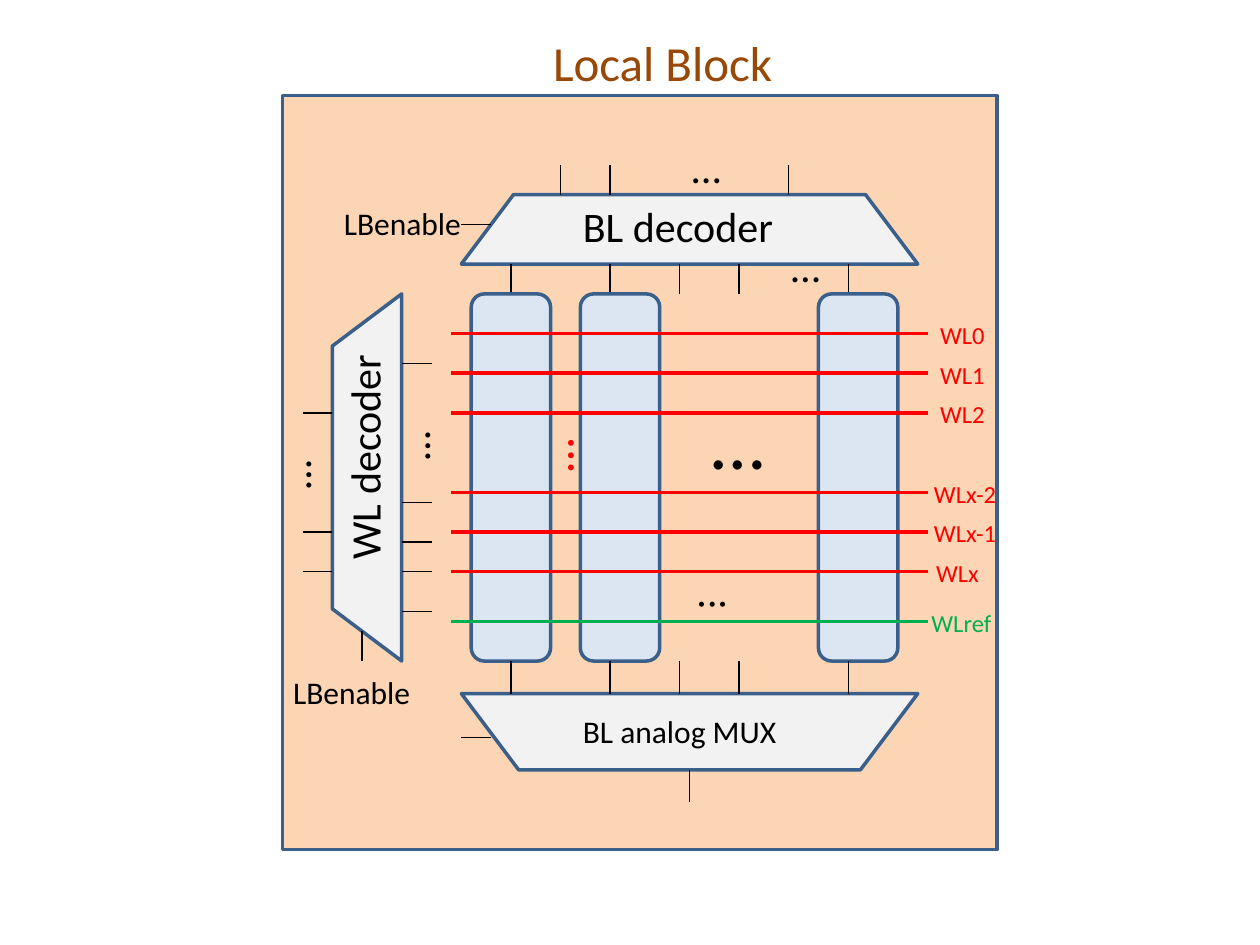
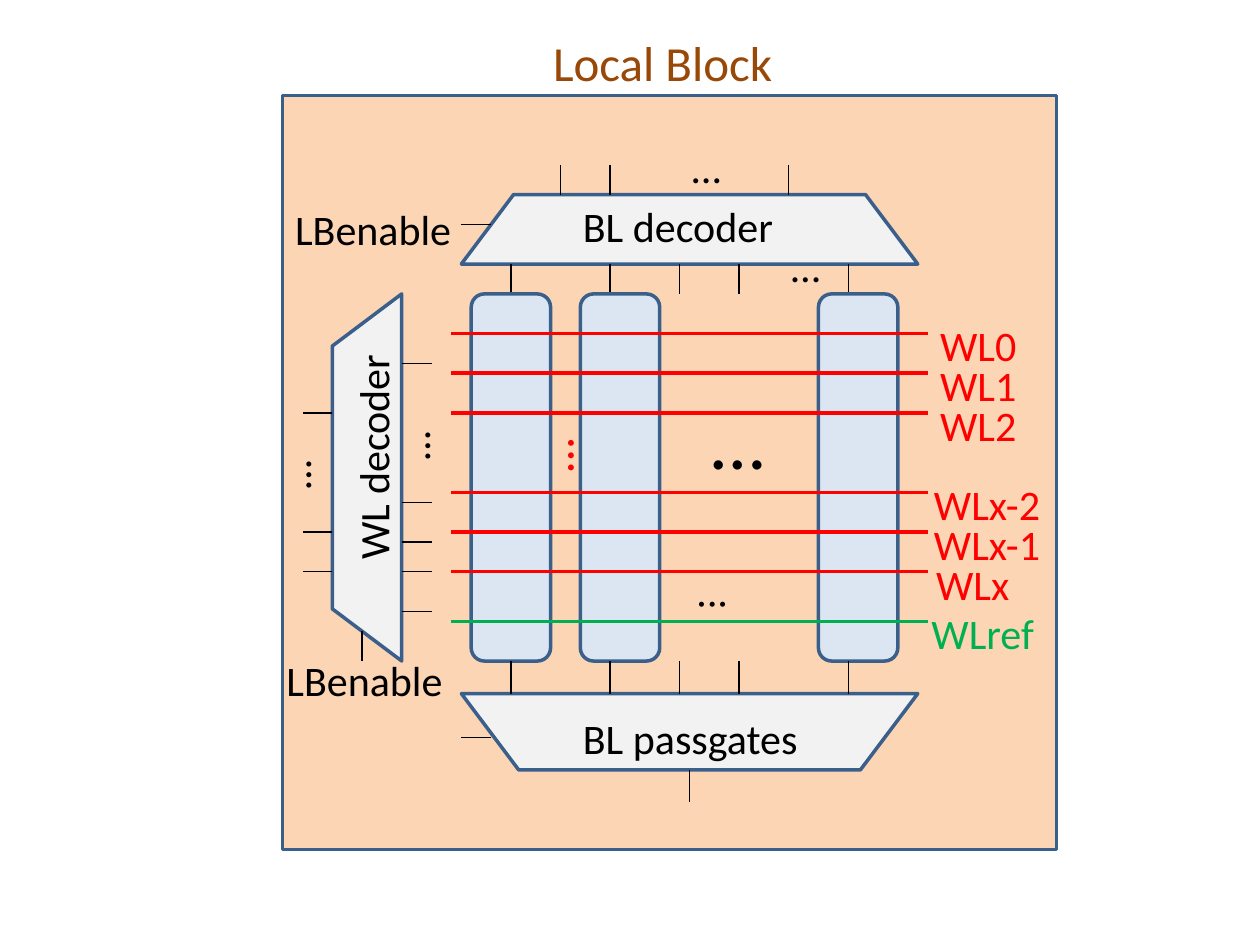
Before and after one commit to alexander-standaert/Thesis-Design-of-RRam, a slide deck: slide 2 of Thesis/fig/figure presentation.pptx. Drawn at 1260x945 pixels with LibreOffice and Linux fonts; fonts in the diff are those of the drawing. Boxes give left, top, right and bottom in pixels: in the first picture for what was removed or moved away, otherwise in the second. Text is boxed around its words. In the diff, an @@ line names an element or a change of style, - is before the commit and + after.

```diff
--- a/Thesis/fig/figure presentation.pptx
+++ b/Thesis/fig/figure presentation.pptx
@@ rectangle: place and size @@
-rectangle at (282, 96, 997, 849)
+rectangle at (282, 96, 1056, 849)
@@ text "LBenable": place and size @@
-text "LBenable" at (344, 213, 461, 236)
+text "LBenable" at (295, 215, 451, 246)
@@ text "LBenable" at (295, 215, 451, 246): size 18 to 24 pt @@
@@ text "WL decoder": place and size @@
-text "WL decoder" at (341, 370, 392, 558)
+text "WL decoder" at (349, 370, 400, 558)
@@ size 14 to 24 pt in 7 elements at (940, 333, 1016, 362), (940, 374, 1016, 401), (940, 413, 1016, 441), (934, 533, 1040, 560), (934, 492, 1040, 560), (934, 492, 1040, 520), (931, 620, 1033, 650) @@
@@ text "LBenable" at (286, 661, 442, 697): size 18 to 24 pt @@
@@ text "LBenable": place and size @@
-text "LBenable" at (293, 682, 410, 705)
+text "LBenable" at (286, 661, 442, 697)
@@ text at (583, 727, 798, 762): text changed; size 18 to 24 pt @@
-BL analog MUX
+BL passgates
```
Also in this commit, not shown: 4 other slides changed, 1 slide added, 11 other files.
